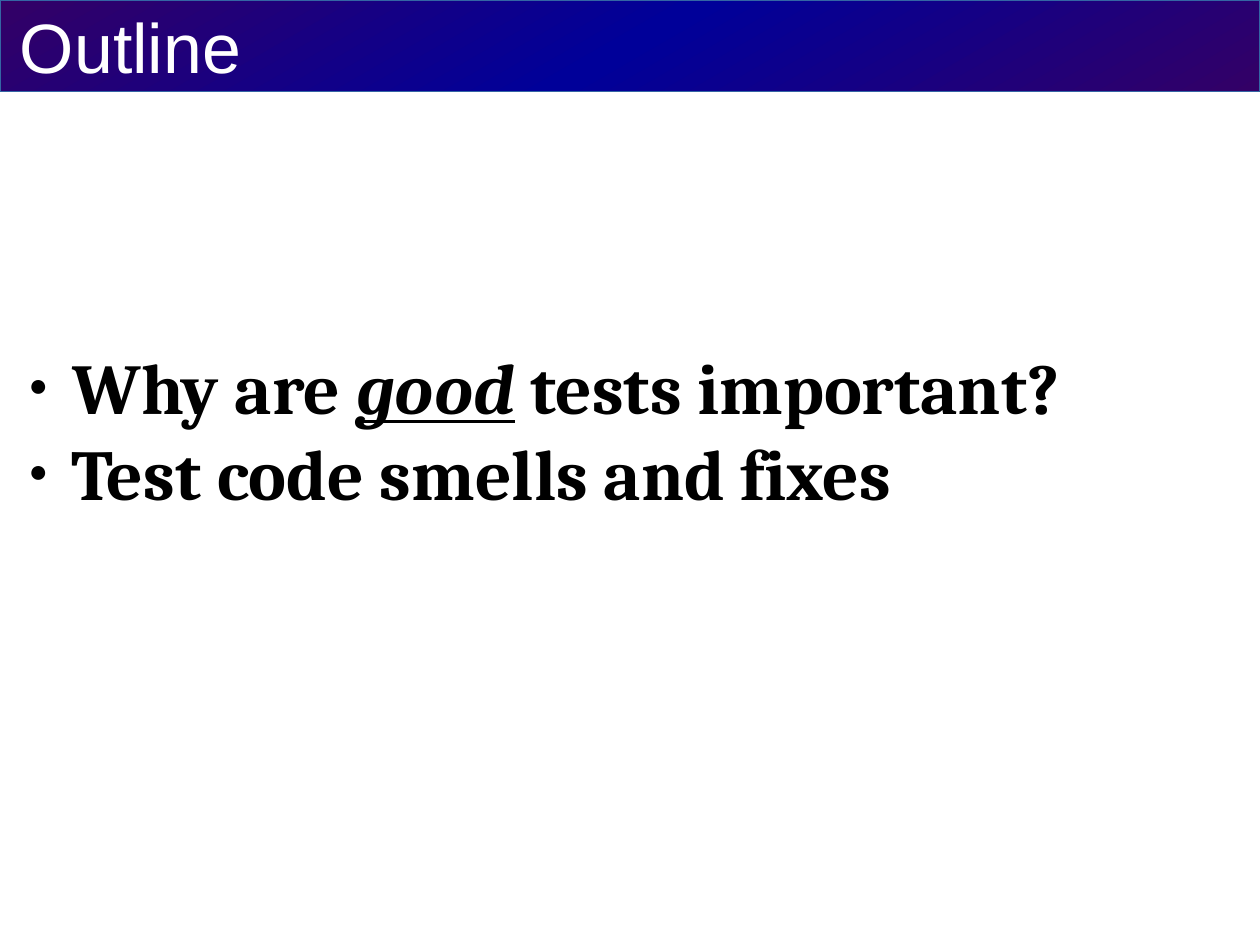
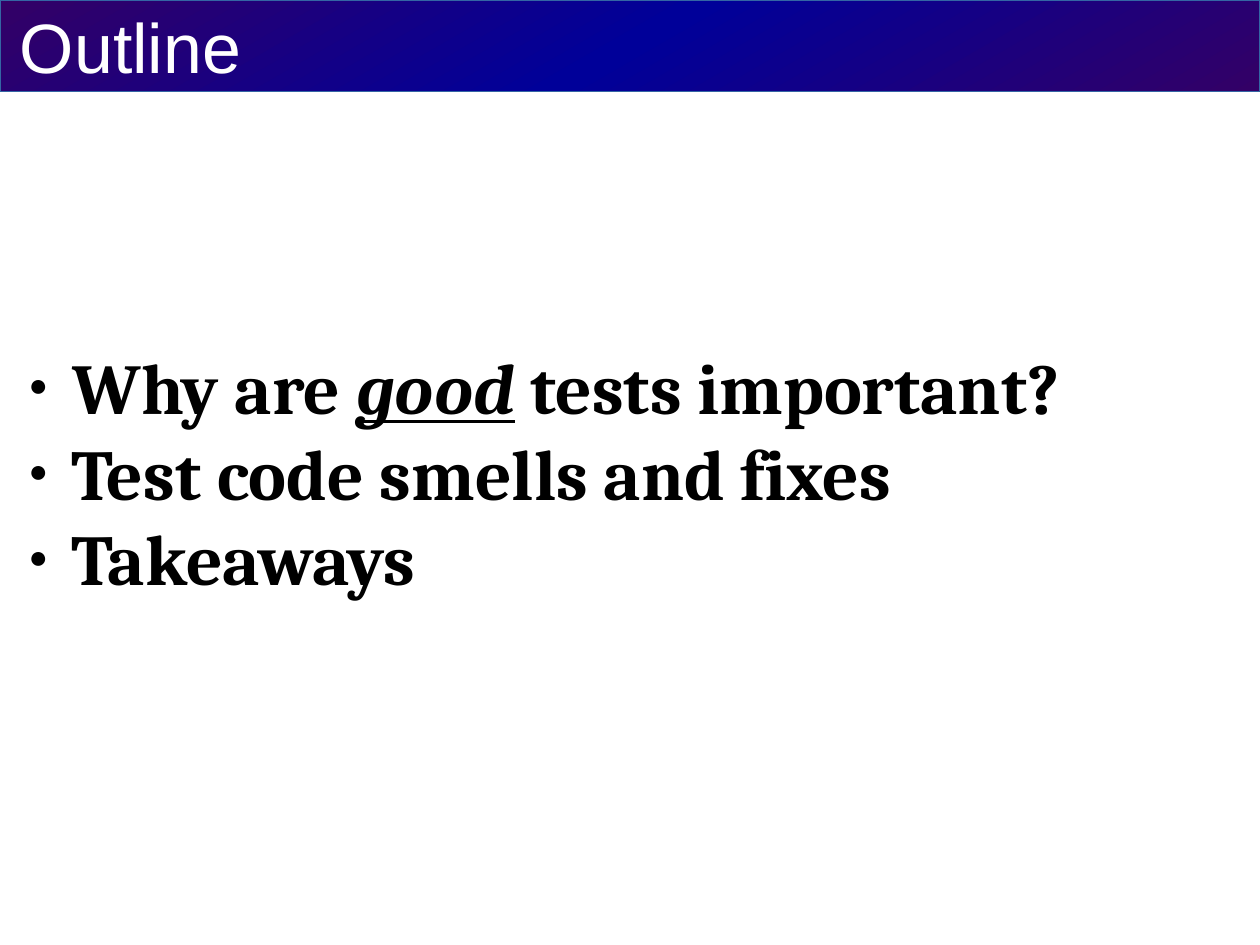
Before and after one commit to cvmocanu/clean-tests-presentation, a slide deck: slide 4 of src/presentation/clean-tests-presentation.odp. Drawn at 1260x945 pixels with LibreOffice and Linux fonts; fonts in the diff are those of the drawing. Boxes give left, top, right and bottom in pixels: in the first picture for what was removed or moved away, otherwise in the second. Text is boxed around its words. In the diff, an @@ line names an element or a change of style, - is before the commit and + after.

```diff
--- a/src/presentation/clean-tests-presentation.odp
+++ b/src/presentation/clean-tests-presentation.odp
@@ subtitle at bbox=[71, 535, 415, 601]: paragraph added @@
+● Takeaways
```
Also in this commit, not shown: 2 other slides changed, 3 slides added, 1 other file.
